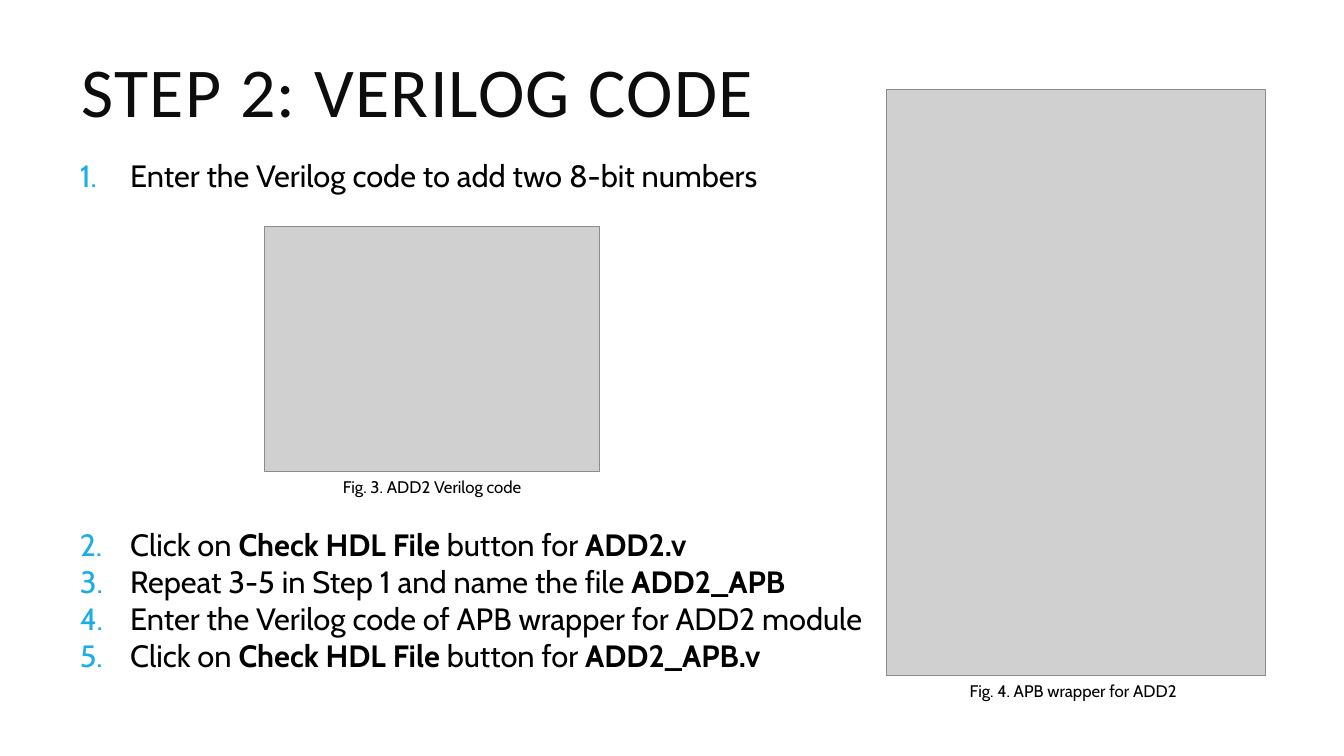
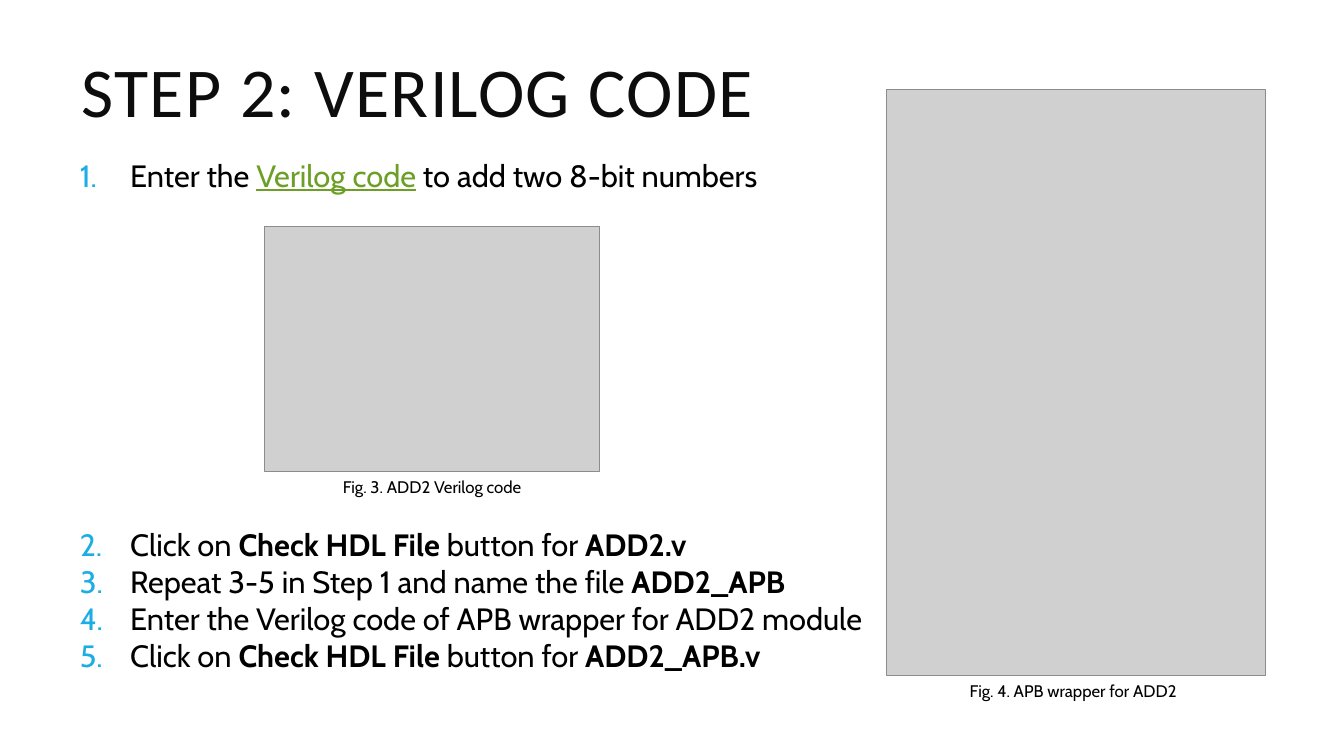
Before and after one commit to cheevang6/RISC-V_FreeRTOS_Computer_Vision, a slide deck: slide 3 of Custom Core from HDL with APB Interface.pptx. Drawn at 1344x756 pixels with LibreOffice and Linux fonts; fonts in the diff are those of the drawing; grey boxes stand for pictures. Boxes give left, top, right and bottom in pixels: in the first picture for what was removed or moved away, otherwise in the second. Text is boxed around its words. In the diff, an @@ line names an element or a change of style, - is before the commit and + after.

```diff
--- a/Custom Core from HDL with APB Interface.pptx
+++ b/Custom Core from HDL with APB Interface.pptx
@@ text at (130, 164, 758, 193): text colour #000000 to #6B9F25, underline on in "Verilog code" @@
```
Also in this commit, not shown: 2 other slides changed.
